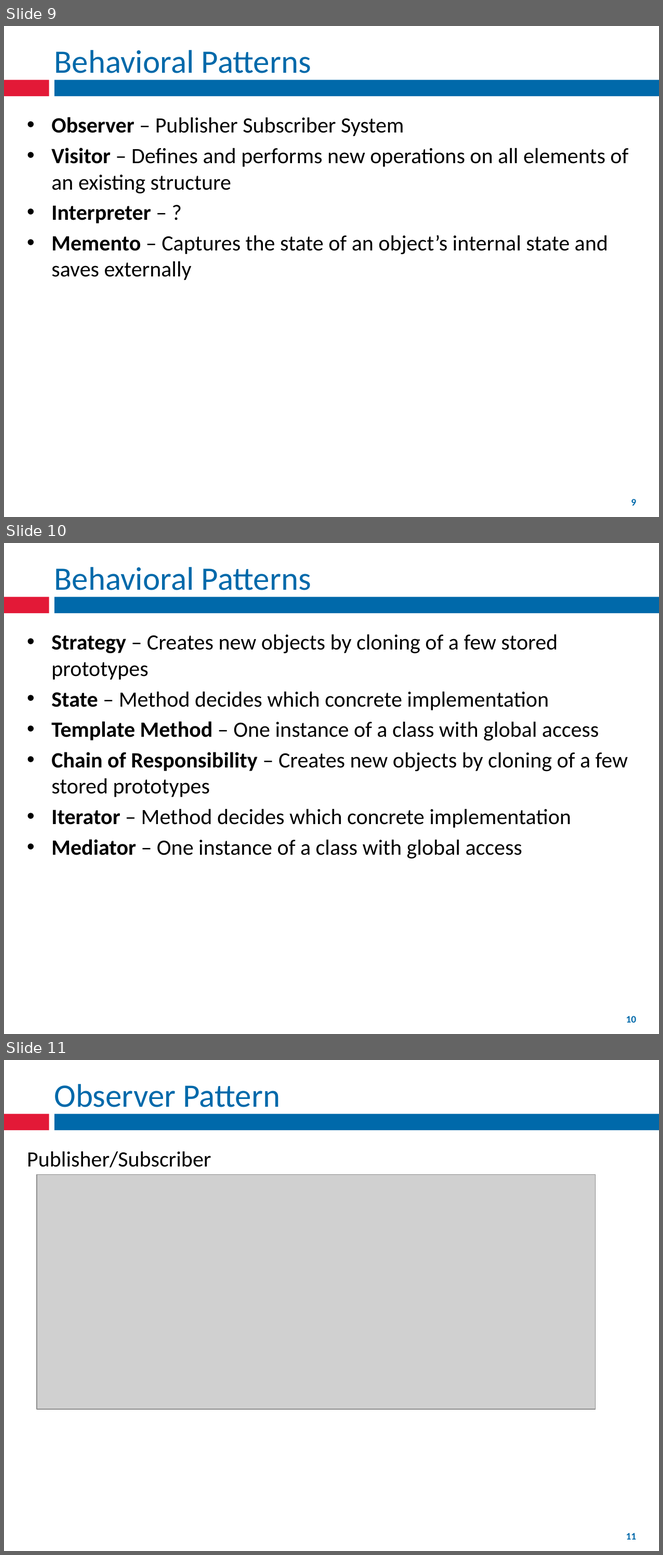
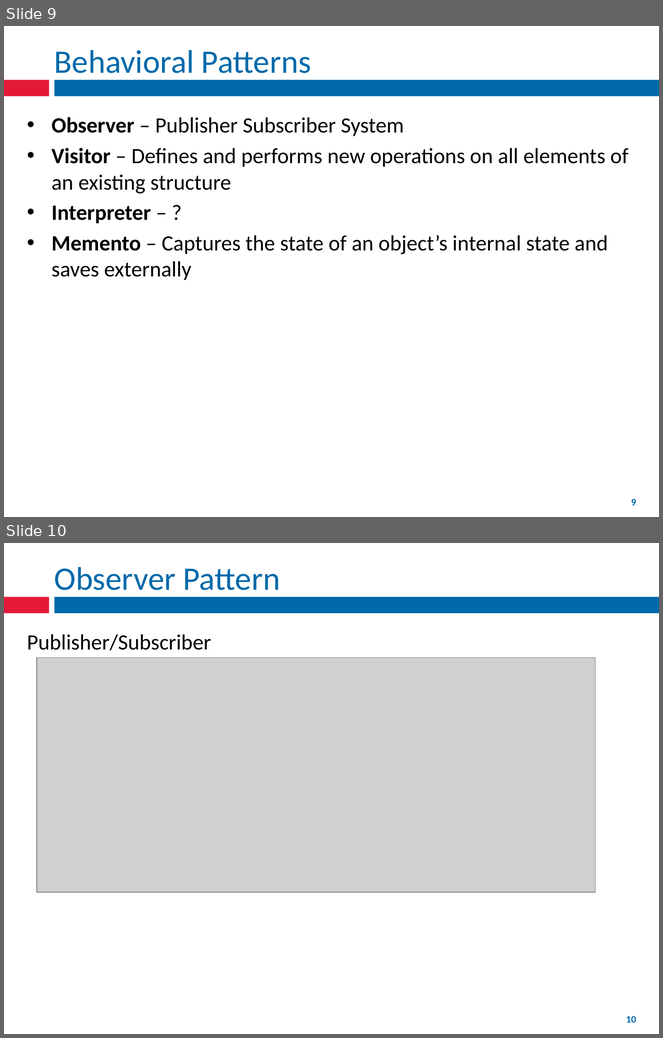
Before and after one commit to fernandozamoraj/design-patterns-presentation, a slide deck: Design Patterns Part 1.pptx. Shown one above the other, each under a label of ours: slides 9, 10 and 11 before the commit, slides 9 and 10 after it. The pictures are 663x1555 and 663x1038 pixels, drawn with LibreOffice and Linux fonts; fonts in the diff are those of the drawing; grey boxes stand for pictures. Boxes give left, top, right and bottom in pixels: in the first picture for what was removed or moved away, otherwise in the second. Text is boxed around its words. In the diff, an @@ line names an element or a change of style, - is before the commit and + after.

```diff
--- a/Design Patterns Part 1.pptx
+++ b/Design Patterns Part 1.pptx
@@ slide 10 removed at [4,543,659,1034], background #FFFFFF; not listed: 3 template elements that a slide beside it also shows @@
@@ title removed at [54,567,311,598] @@
-Behavioral Patterns
@@ text removed at [51,634,628,859] @@
-• Strategy – Creates new objects by cloning of a few stored prototypes
-• State – Method decides which concrete implementation
-• Template Method – One instance of a class with global access
-• Chain of Responsibility – Creates new objects by cloning of a few stored prototypes
-• Iterator – Method decides which concrete implementation
-• Mediator – One instance of a class with global access
@@ rectangle removed at [184,1013,479,1029] @@
@@ what was slide 11 is now slide 10 @@
@@ page number at [626,1016,636,1023]: text changed @@
-11
+10
```
Also in this commit, not shown: 1 slide added.
